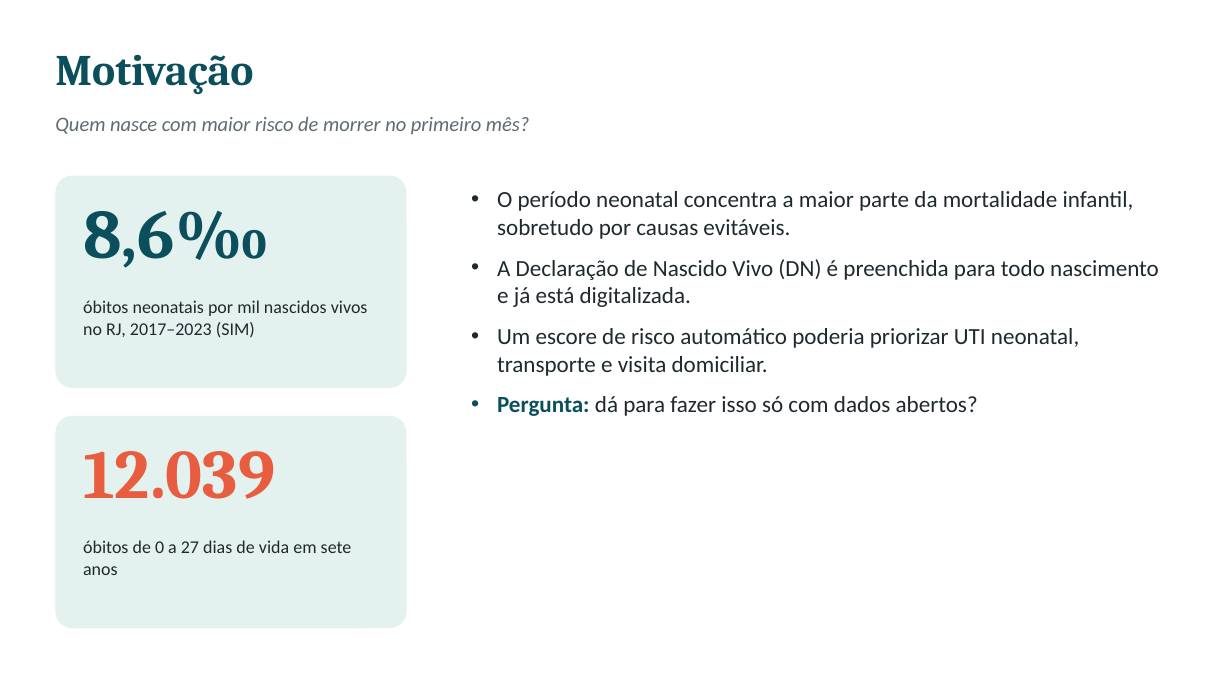
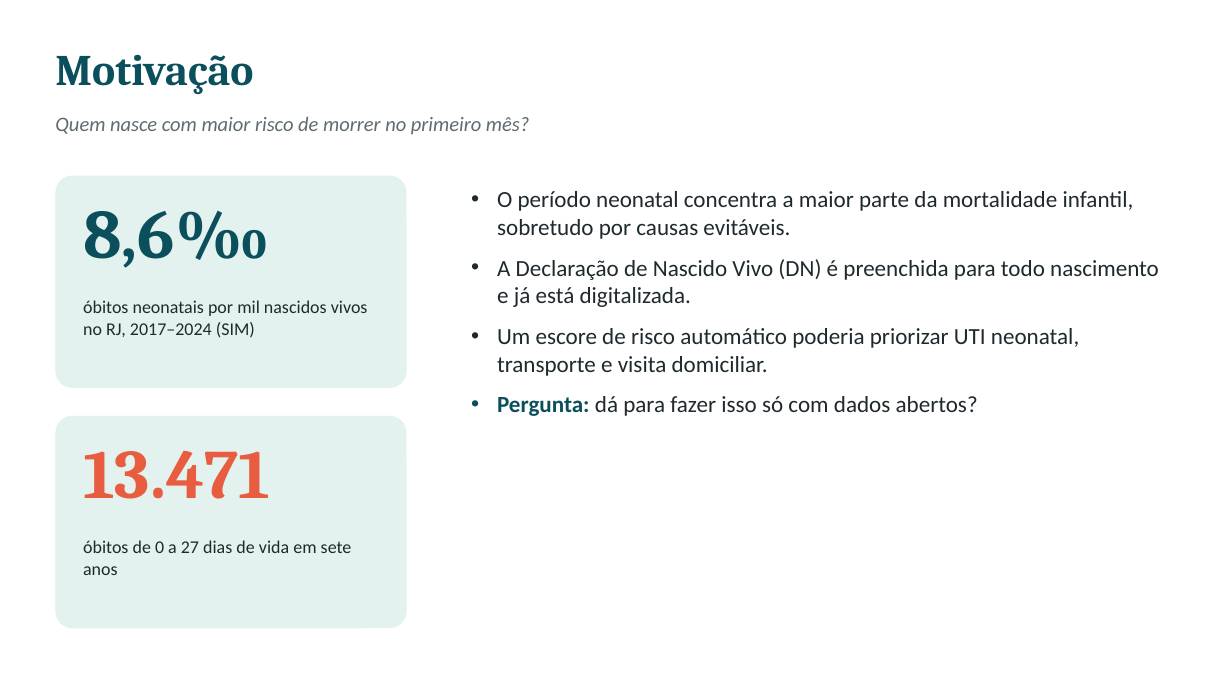
Before and after one commit to CledsonSilvaAraujo/mortalidade-neonatal-rj, a slide deck: slide 2 of slides/apresentacao.pptx. Drawn at 1232x693 pixels with LibreOffice and Linux fonts; fonts in the diff are those of the drawing. Boxes give left, top, right and bottom in pixels: in the first picture for what was removed or moved away, otherwise in the second. Text is boxed around its words. In the diff, an @@ line names an element or a change of style, - is before the commit and + after.

```diff
--- a/slides/apresentacao.pptx
+++ b/slides/apresentacao.pptx
@@ text at bbox=[83, 300, 368, 338]: text changed @@
-óbitos neonatais por mil nascidos vivos no RJ, 2017–2023 (SIM)
+óbitos neonatais por mil nascidos vivos no RJ, 2017–2024 (SIM)
@@ text at bbox=[83, 451, 270, 499]: text changed @@
-12.039
+13.471
```
Also in this commit, not shown: 13 other slides changed, 49 other files.
